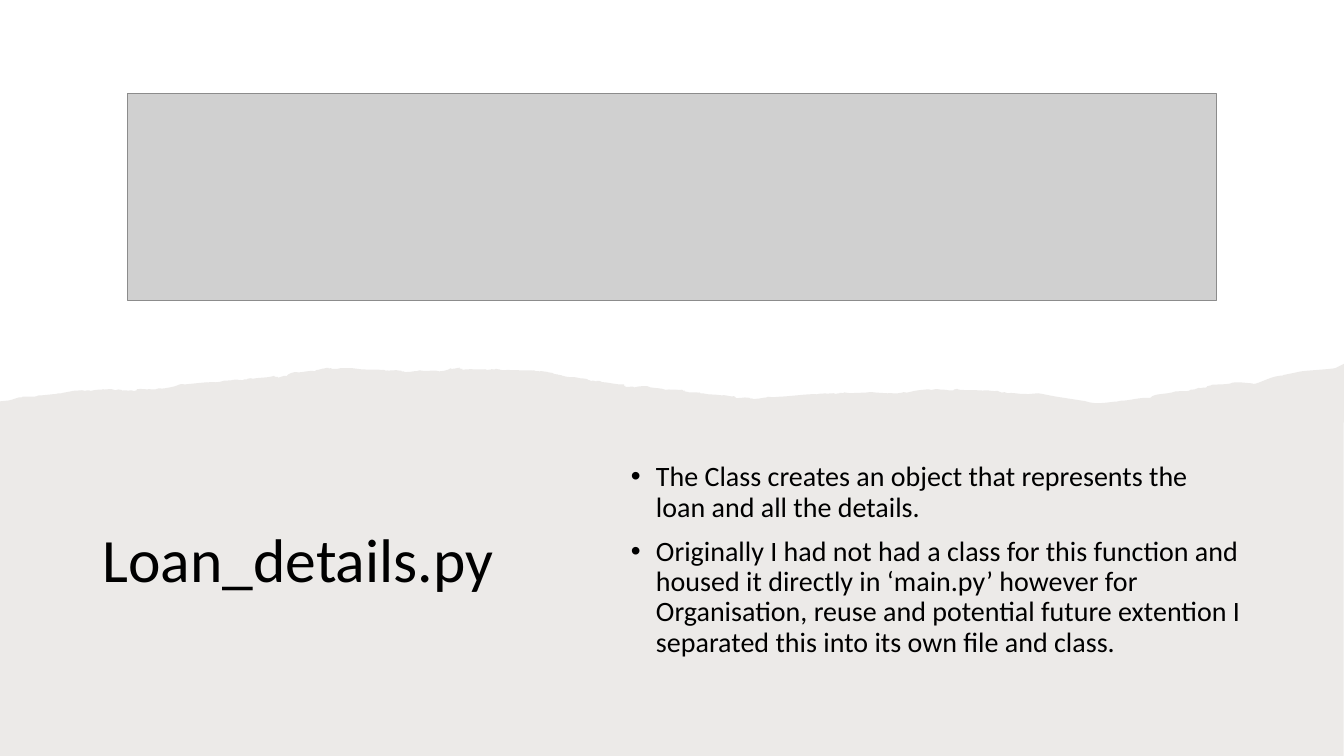
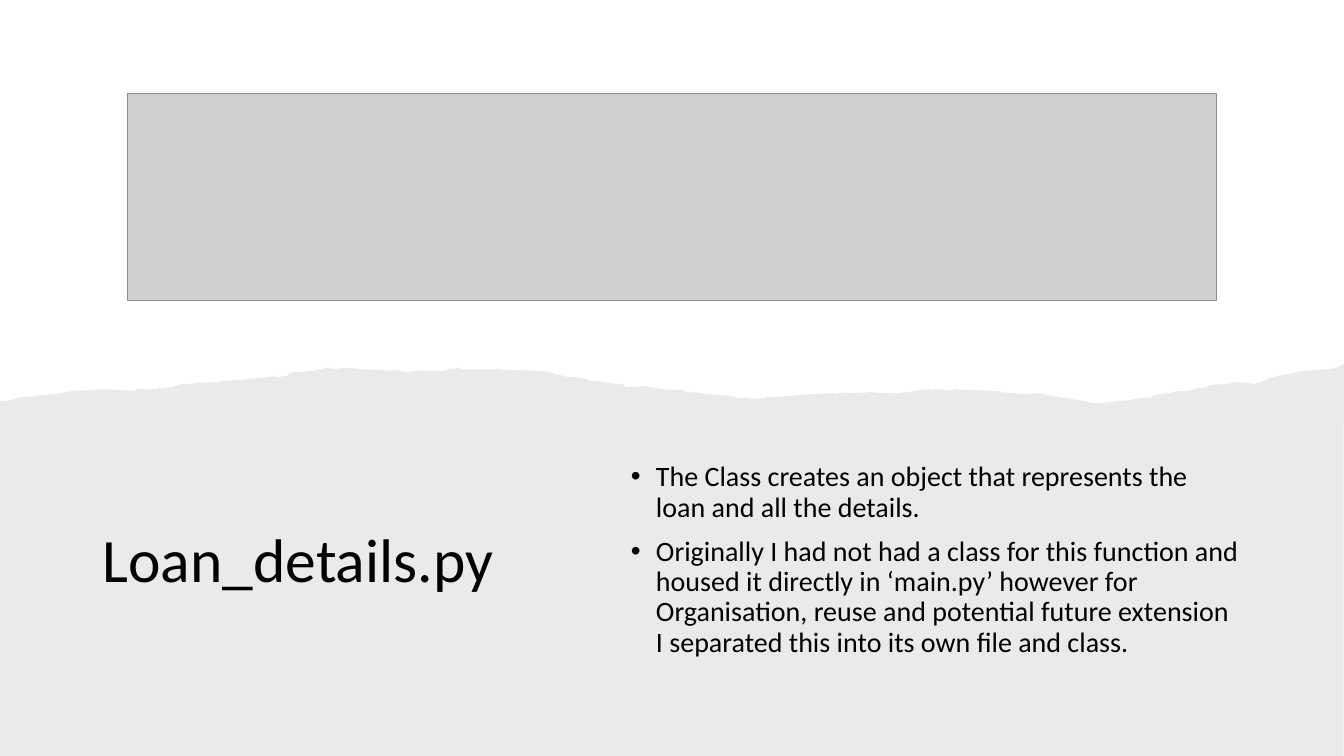
Before and after one commit to dilbot-cot/coder_academy_assignments, a slide deck: slide 9 of dilloncotter_T1A3/ppt/Presentation.pptx. Drawn at 1344x756 pixels with LibreOffice and Linux fonts; fonts in the diff are those of the drawing; grey boxes stand for pictures. Boxes give left, top, right and bottom in pixels: in the first picture for what was removed or moved away, otherwise in the second. Text is boxed around its words. In the diff, an @@ line names an element or a change of style, - is before the commit and + after.

```diff
--- a/dilloncotter_T1A3/ppt/Presentation.pptx
+++ b/dilloncotter_T1A3/ppt/Presentation.pptx
@@ text at [656,541,1238,657]: text changed @@
-• Originally I had not had a class for this function and housed it directly in ‘main.py’ however for Organisation, reuse and potential future extention I separated this into its own file and class.
+• Originally I had not had a class for this function and housed it directly in ‘main.py’ however for Organisation, reuse and potential future extension I separated this into its own file and class.
```
Also in this commit, not shown: 8 other slides changed, 3 other files.
